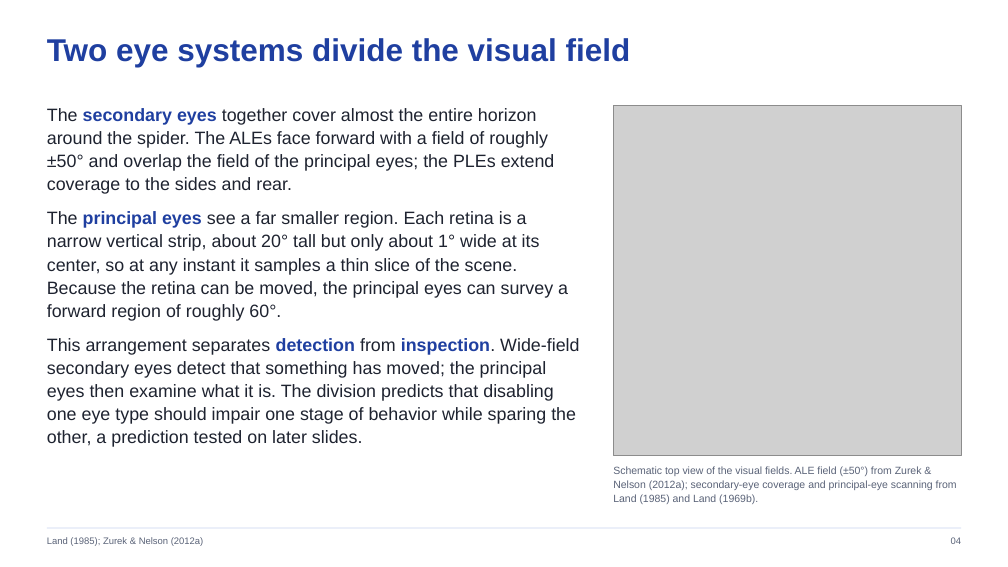
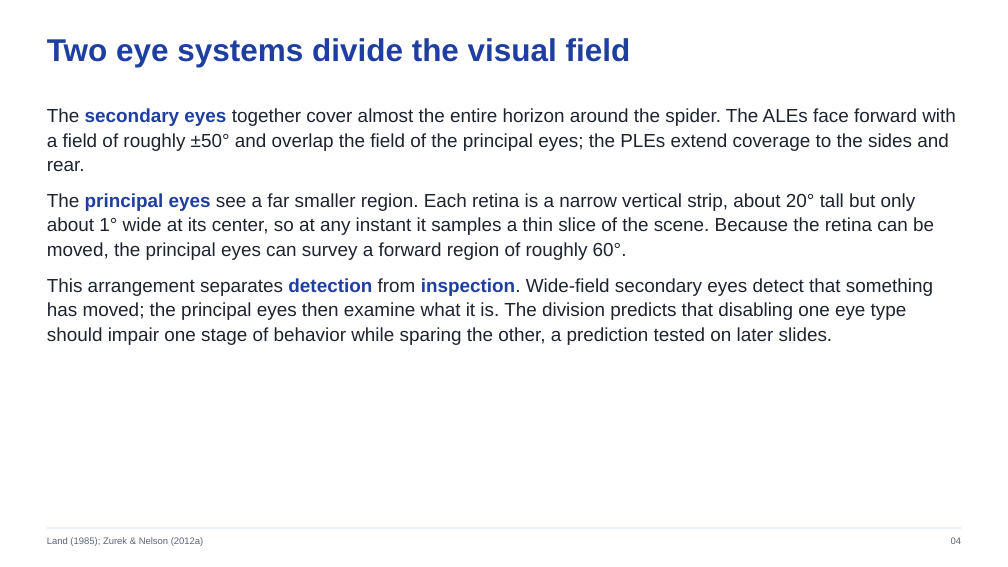
Before and after one commit to jordanxxlopez/NEUROETHOLOGY, a slide deck: slide 4 of lectures/L12/Neuroethology_Lecture12_FA2026.pptx. Drawn at 1008x567 pixels with LibreOffice and Linux fonts; fonts in the diff are those of the drawing; grey boxes stand for pictures. Boxes give left, top, right and bottom in pixels: in the first picture for what was removed or moved away, otherwise in the second. Text is boxed around its words. In the diff, an @@ line names an element or a change of style, - is before the commit and + after.

```diff
--- a/lectures/L12/Neuroethology_Lecture12_FA2026.pptx
+++ b/lectures/L12/Neuroethology_Lecture12_FA2026.pptx
@@ text "The secondary eyes together cover ..." at [47,108,956,345]: size 17 to 18 pt @@
@@ picture removed at [613,106,961,456] @@
@@ text removed at [613,466,957,504] @@
-Schematic top view of the visual fields. ALE field (±50°) from Zurek & Nelson (2012a); secondary-eye coverage and principal-eye scanning from Land (1985) and Land (1969b).
```
Also in this commit, not shown: 16 other slides changed, 38 other files.
